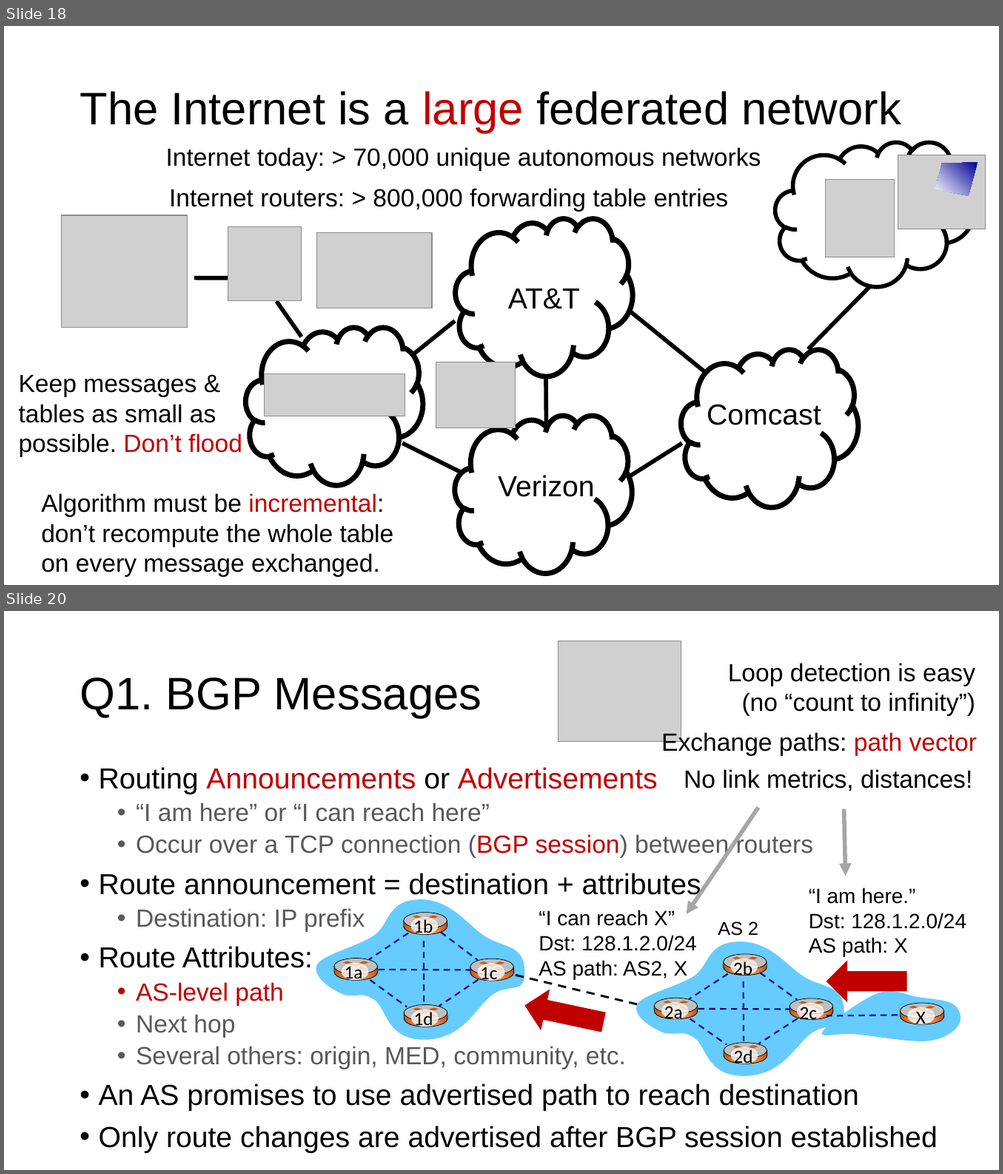
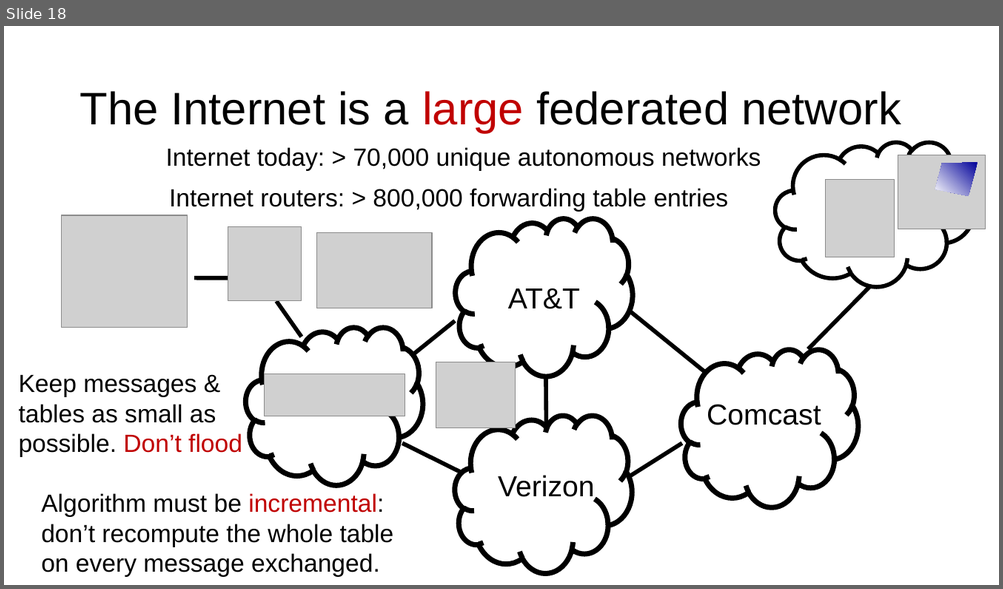
Before and after one commit to ngsrinivas/coursegen, a slide deck: ex/352-F24/staging/352-F24/lectures/24-net-routing-2.pptx. Shown one above the other, each under a label of ours: slides 18 and 20 before the commit, slide 18 after it; the slides between them are not shown. The pictures are 1003x1174 and 1003x589 pixels, drawn with LibreOffice and Linux fonts; fonts in the diff are those of the drawing; grey boxes stand for pictures. Boxes give left, top, right and bottom in pixels: in the first picture for what was removed or moved away, otherwise in the second. Text is boxed around its words. In the diff, an @@ line names an element or a change of style, - is before the commit and + after.

Commit message:
Add BGP and NAT lecture

```diff
--- a/ex/352-F24/staging/352-F24/lectures/24-net-routing-2.pptx
+++ b/ex/352-F24/staging/352-F24/lectures/24-net-routing-2.pptx
@@ slide 20 removed at [4, 611, 999, 1170], background #FFFFFF @@
@@ picture removed at [558, 641, 681, 741] @@
@@ text removed at [728, 663, 975, 716] @@
-Loop detection is easy
-(no “count to infinity”)
@@ title removed at [79, 678, 482, 718] @@
-Q1. BGP Messages
@@ text removed at [661, 732, 976, 756] @@
-Exchange paths: path vector
@@ text removed at [99, 767, 937, 1153] @@
-• Routing Announcements or Advertisements
-  • “I am here” or “I can reach here”
-  • Occur over a TCP connection (BGP session) between routers
-• Route announcement = destination + attributes
-  • Destination: IP prefix
-• Route Attributes:
-  • AS-level path
-  • Next hop
-  • Several others: origin, MED, community, etc.
-• An AS promises to use advertised path to reach destination
-• Only route changes are advertised after BGP session established
@@ text removed at [683, 769, 972, 792] @@
-No link metrics, distances!
@@ arrow removed from (758, 808) to (686, 914) @@
@@ arrow removed from (844, 809) to (845, 876) @@
@@ text removed at [808, 888, 966, 957] @@
-“I am here.”
-Dst: 128.1.2.0/24
-AS path: X
@@ text removed at [538, 910, 697, 980] @@
-“I can reach X”
-Dst: 128.1.2.0/24
-AS path: AS2, X
@@ group removed at [316, 900, 525, 1040]: 17 freeform shapes, 14 lines, 12 ellipses, 4 rectangles, 4 texts @@
-1b
-1d
-1c
-1a
@@ text removed at [717, 922, 758, 936] @@
-AS 2
@@ down arrow removed at [829, 965, 905, 997] @@
@@ line removed from (637, 1005) to (515, 975) @@
@@ group removed at [636, 943, 843, 1076]: 17 freeform shapes, 14 lines, 12 ellipses, 4 rectangles, 4 texts @@
-2b
-2d
-2c
-2a
@@ down arrow removed at [524, 991, 605, 1038] @@
@@ group removed at [822, 991, 961, 1042]: 5 freeform shapes, 3 ellipses, 3 lines, 1 rectangle, 1 text @@
-X
```
Also in this commit, not shown: 19 other slides removed, 4 other files.
